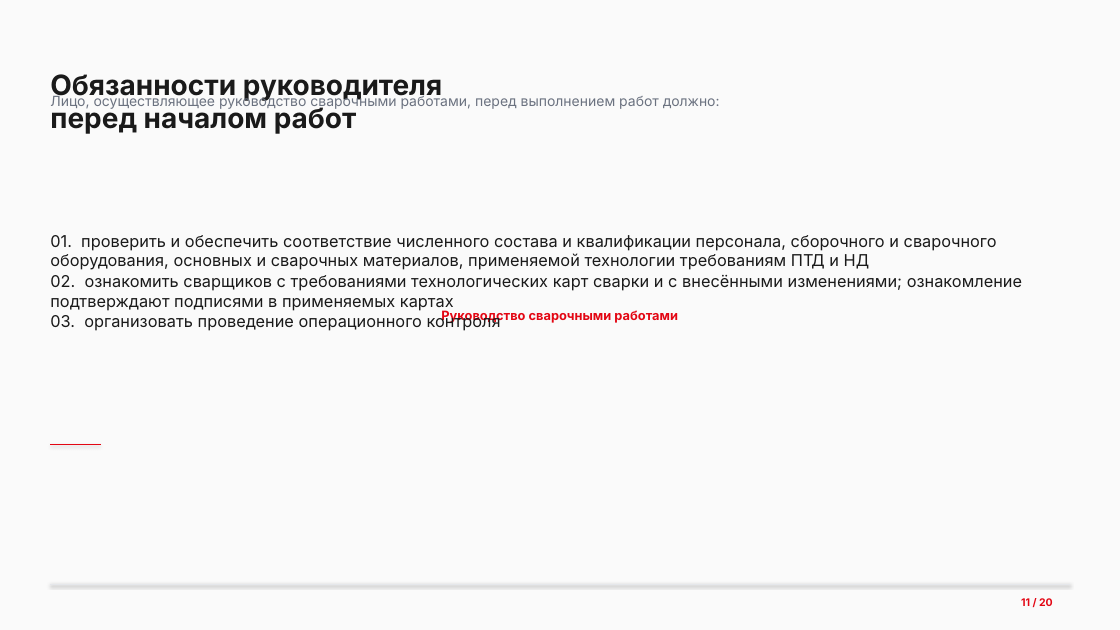
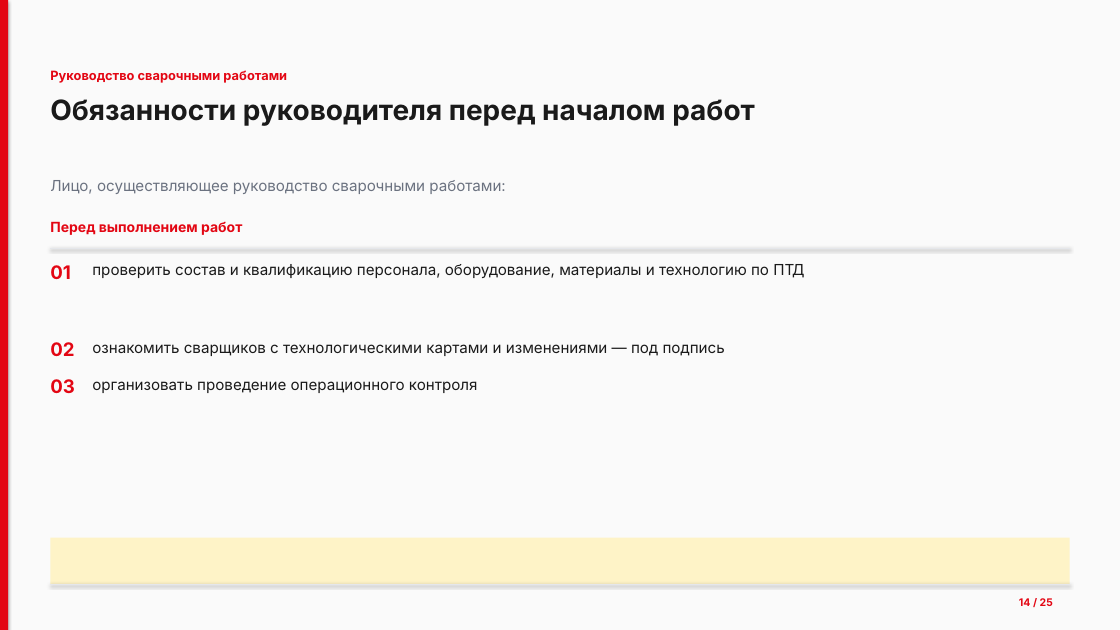
Before and after one commit to lysakalenushka-hash/-, a slide deck: slide 14 of Презентация_Сварочные_работы.pptx (slide 11 before the commit). Drawn at 1120x630 pixels with LibreOffice and Linux fonts; fonts in the diff are those of the drawing. Boxes give left, top, right and bottom in pixels: in the first picture for what was removed or moved away, otherwise in the second. Text is boxed around its words. In the diff, an @@ line names an element or a change of style, - is before the commit and + after.

```diff
--- a/Презентация_Сварочные_работы.pptx
+++ b/Презентация_Сварочные_работы.pptx
@@ rectangle added at (0,0,1120,630), fill #FAFAFA @@
@@ rectangle added at (0,0,8,630), fill #E30613 @@
@@ text "Руководство сварочными работами": place and size @@
-text "Руководство сварочными работами" at (0,0,1120,630)
+text "Руководство сварочными работами" at (50,70,287,83)
@@ text "Руководство сварочными работами" at (50,70,287,83): alignment centre to left; vertical alignment middle to top; fill #FAFAFA to none @@
@@ text "Обязанности руководителя перед началом работ" rewrapped from (50,74,442,134) to (50,99,755,126) @@
@@ text at (50,180,505,194): text changed; size 12 to 13 pt @@
-Лицо, осуществляющее руководство сварочными работами, перед выполнением работ должно:
+Лицо, осуществляющее руководство сварочными работами:
@@ text removed at (50,235,1022,331) @@
-01. проверить и обеспечить соответствие численного состава и квалификации персонала, сборочного и сварочного оборудования, основных и сварочных материалов, применяемой технологии требованиям ПТД и НД
-02. ознакомить сварщиков с требованиями технологических карт сварки и с внесёнными изменениями; ознакомление подтверждают подписями в применяемых картах
-03. организовать проведение операционного контроля
@@ text added at (50,221,242,235), 12 pt, text #E30613, bold @@
+Перед выполнением работ
@@ line added from (50, 248) to (1070, 248), #E5E7EB 0.5 pt @@
@@ text added at (50,265,71,279), 16 pt, text #E30613, bold @@
+01
@@ text added at (92,264,804,278), 13 pt, text #1A1A1A @@
+проверить состав и квалификацию персонала, оборудование, материалы и технологию по ПТД
@@ text added at (50,342,74,356), 16 pt, text #E30613, bold @@
+02
@@ text added at (92,344,725,356), 13 pt, text #1A1A1A @@
+ознакомить сварщиков с технологическими картами и изменениями — под подпись
@@ text added at (50,379,75,393), 16 pt, text #E30613, bold @@
+03
@@ text added at (92,381,478,393), 13 pt, text #1A1A1A @@
+организовать проведение операционного контроля
@@ line removed from (50, 444) to (101, 444) @@
@@ rectangle added at (50,538,1070,584), fill #FEF3C7 @@
@@ text at (1019,598,1053,606): text changed @@
-11 / 20
+14 / 25
```
Also in this commit, not shown: 19 other slides changed, 5 slides added, 1 other file.
